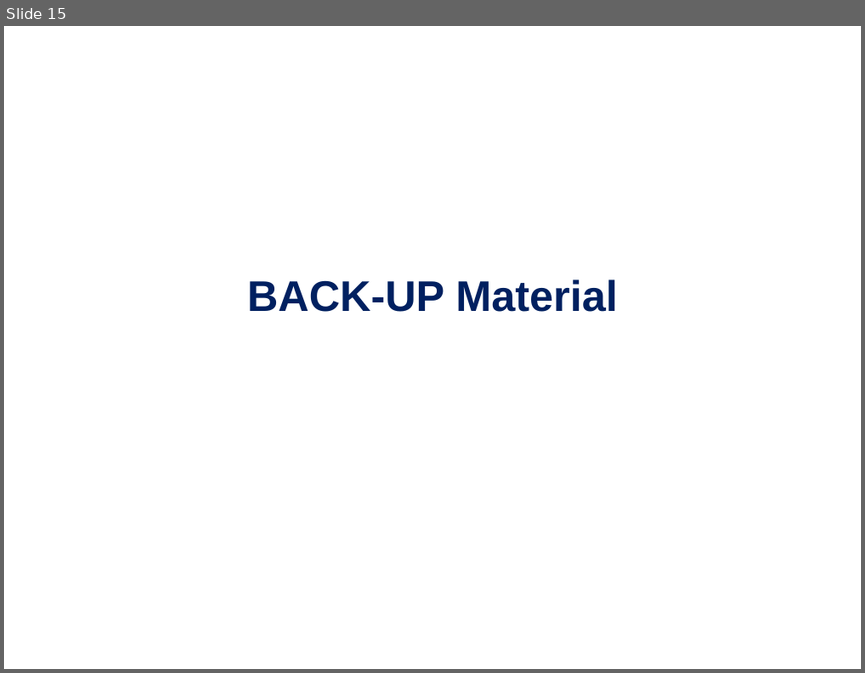
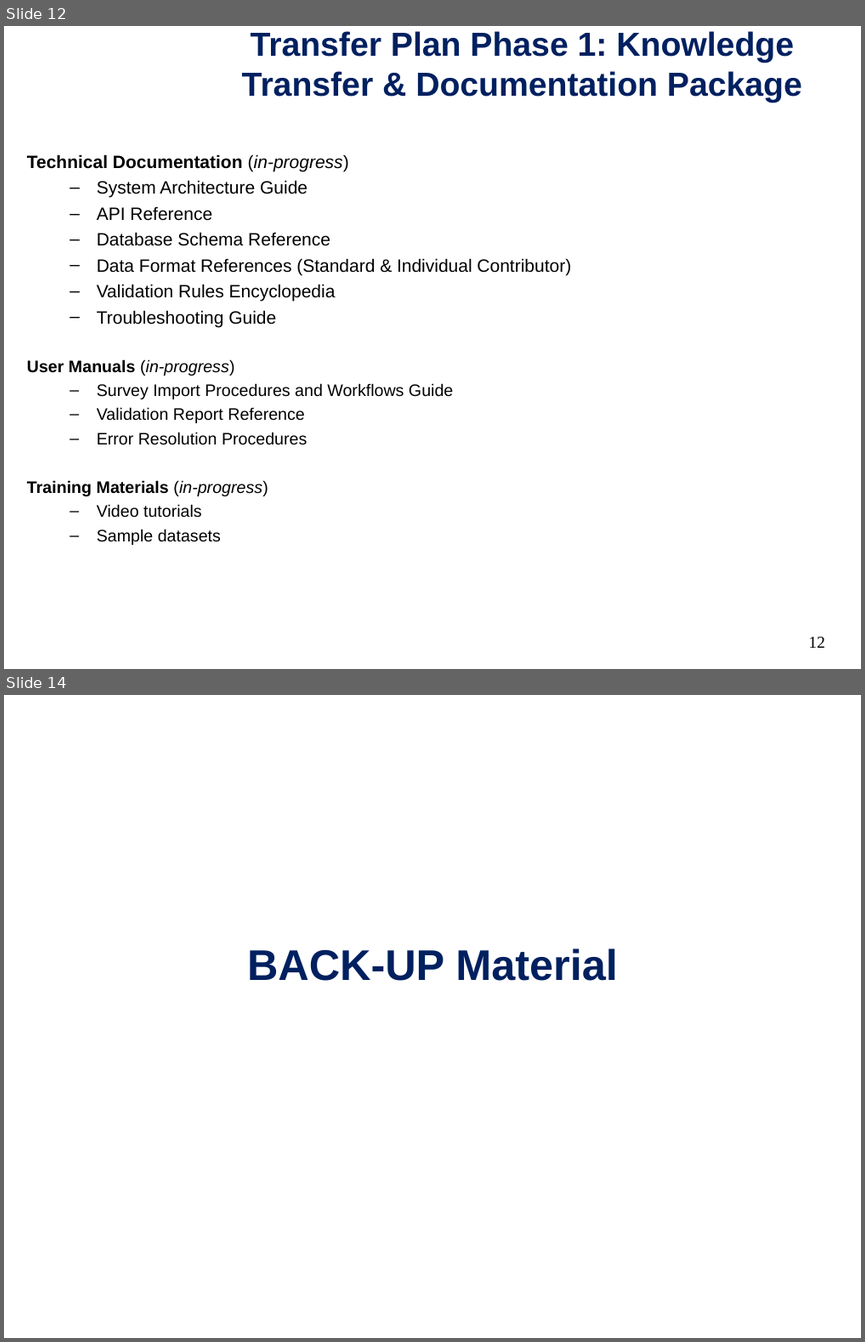
Before and after one commit to bethanylroberts/test-project, a slide deck: pub/NARWCDB-progress_report-20251112.ppt. Shown one above the other, each under a label of ours: slide 15 before the commit, slides 12 and 14 after it; the slides between them are not shown. The pictures are 865x673 and 865x1342 pixels, drawn with LibreOffice and Linux fonts; fonts in the diff are those of the drawing; background and template pictures are left out. Boxes give left, top, right and bottom in pixels: in the first picture for what was removed or moved away, otherwise in the second. Text is boxed around its words. In the diff, an @@ line names an element or a change of style, - is before the commit and + after.

```diff
--- a/pub/NARWCDB-progress_report-20251112.ppt
+++ b/pub/NARWCDB-progress_report-20251112.ppt
@@ slide 12 added at box(4, 26, 861, 669), background #FFFFFF @@
@@ title added at box(242, 31, 802, 102), 28 pt, text #002060, bold @@
+Transfer Plan Phase 1: Knowledge Transfer & Documentation Package
@@ text added at box(27, 154, 571, 544), 15 pt, text #000000 @@
+Technical Documentation (in-progress)
+  – System Architecture Guide
+  – API Reference
+  – Database Schema Reference
+  – Data Format References (Standard & Individual Contributor)
+  – Validation Rules Encyclopedia
+  – Troubleshooting Guide
+User Manuals (in-progress)
+  – Survey Import Procedures and Workflows Guide
+  – Validation Report Reference
+  – Error Resolution Procedures
+Training Materials (in-progress)
+  – Video tutorials
+  – Sample datasets
@@ page number added at box(808, 636, 825, 647), 14 pt, text #000000 @@
+12
@@ what was slide 15 is now slide 14 @@
```
Also in this commit, not shown: 8 slides changed, 4 other slides added, 11 slides removed, 1 other file.
